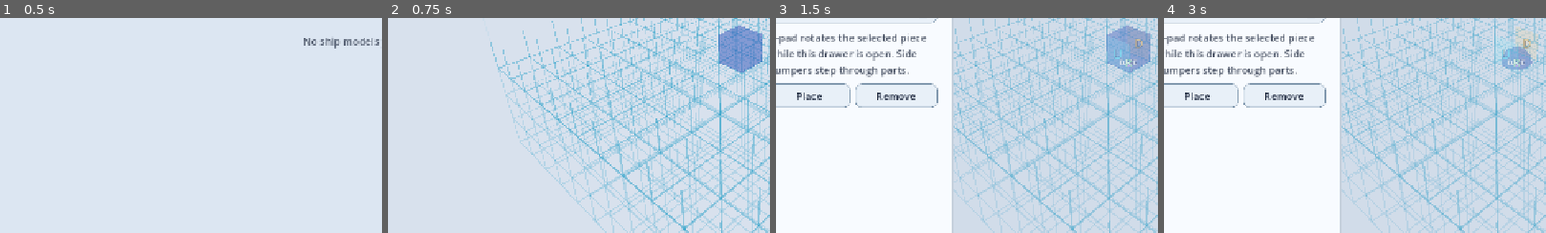
Above: before the commit, frames 1-4 (left to right).
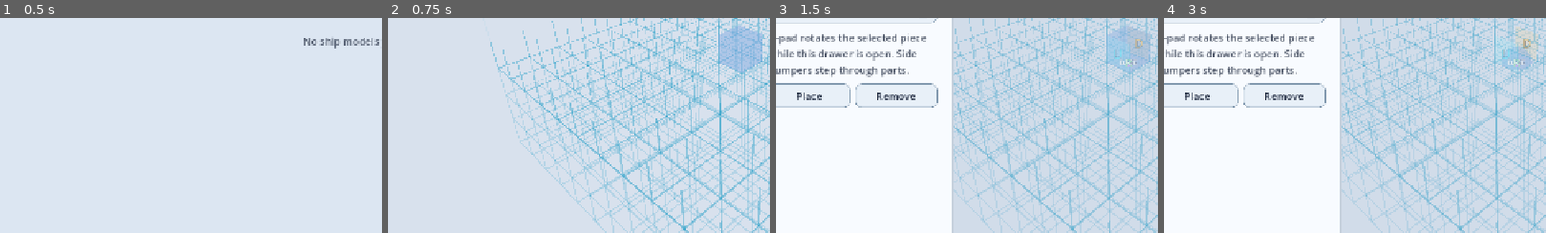
Above: after the commit, the same moments.

Repository: AkitaAttribute/SpaceMinerGame
Game: Godot game, scene res://main.tscn
Two runs of this game, one before a commit and one after it. Both use one fixed random seed, a clock stepped at 60 frames per second and the inputs below.
Inputs:
- Up to frame 1 (0.5 s): no input
- Up to frame 2 (0.75 s): click "+ Add" at 0.5 s
- Up to frame 3 (1.5 s): click "Parts" at 1.25 s
- Up to frame 4 (3 s): click "Selected Cube" at 2 s; click "Half Sphere" at 2.75 s
The pictures show only the part of the screen within x 4-54%, y 46-96%; the shares and areas given below are measured in that part.

Frame 1 is identical in both runs. In frame 2, 2.0% of the frame differs, in the area x 86-98%, y 3-26%; in frame 3, 1.8%; in frame 4, 0.5%.

Commit message:
Fix dark ship colors after sRGB conversion

Diff:
--- a/scripts/part_factory.gd
+++ b/scripts/part_factory.gd
@@ -318,13 +318,11 @@
     if ghost:
         final_color.a = 0.46
         material.transparency = BaseMaterial3D.TRANSPARENCY_ALPHA
-    # UI swatches and saved hex values are authored as sRGB colors, while
-    # StandardMaterial3D's albedo is consumed by the 3D renderer in linear
-    # space. Feeding the sRGB components directly was the main reason ship
-    # colors looked brighter, flatter, and washed out compared with the picker.
-    # Convert only at the 3D material boundary so the saved/UI color remains the
-    # exact hexadecimal value the player selected.
-    material.albedo_color = final_color.srgb_to_linear()
+    # Color.from_string()/HTML hex colors are already in the form expected by
+    # StandardMaterial3D.albedo_color. Converting them with srgb_to_linear()
+    # here applies an extra gamma conversion and crushes darker selections
+    # (for example #25282F) nearly to black. Keep the exact selected color.
+    material.albedo_color = final_color
 
     # Ship-builder parts are editor geometry, not scene-lit objects. Keep every
     # color region completely flat/unshaded so adjacent pieces read as one model
